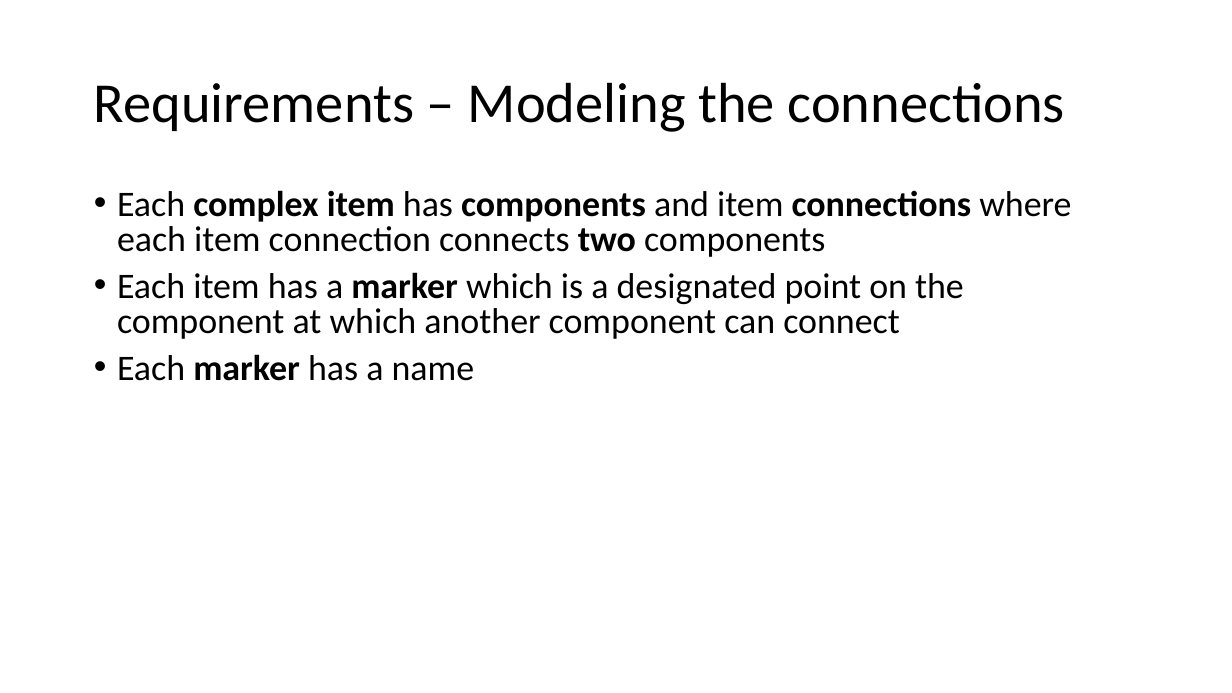
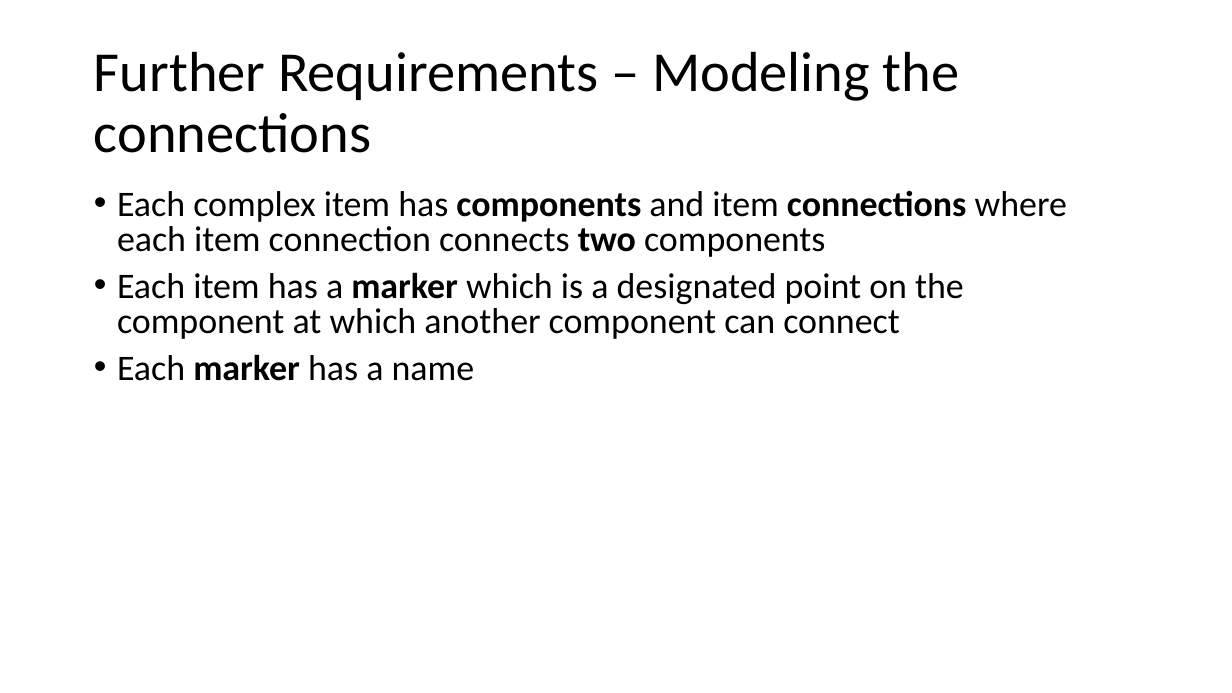
Before and after one commit to MEWS2023/tutorials, a slide deck: slide 8 of Lab1Tutorial.pptx (slide 7 before the commit). Drawn at 1232x693 pixels with LibreOffice and Linux fonts; fonts in the diff are those of the drawing. Boxes give left, top, right and bottom in pixels: in the first picture for what was removed or moved away, otherwise in the second. Text is boxed around its words. In the diff, an @@ line names an element or a change of style, - is before the commit and + after.

Commit message:
Updated slides

```diff
--- a/Lab1Tutorial.pptx
+++ b/Lab1Tutorial.pptx
@@ title at bbox=[94, 51, 960, 153]: text changed @@
-Requirements – Modeling the connections
+Further Requirements – Modeling the connections
@@ text at bbox=[117, 190, 1067, 257]: bold off in "complex item" @@
```
Also in this commit, not shown: 2 other slides changed, 1 slide added.
